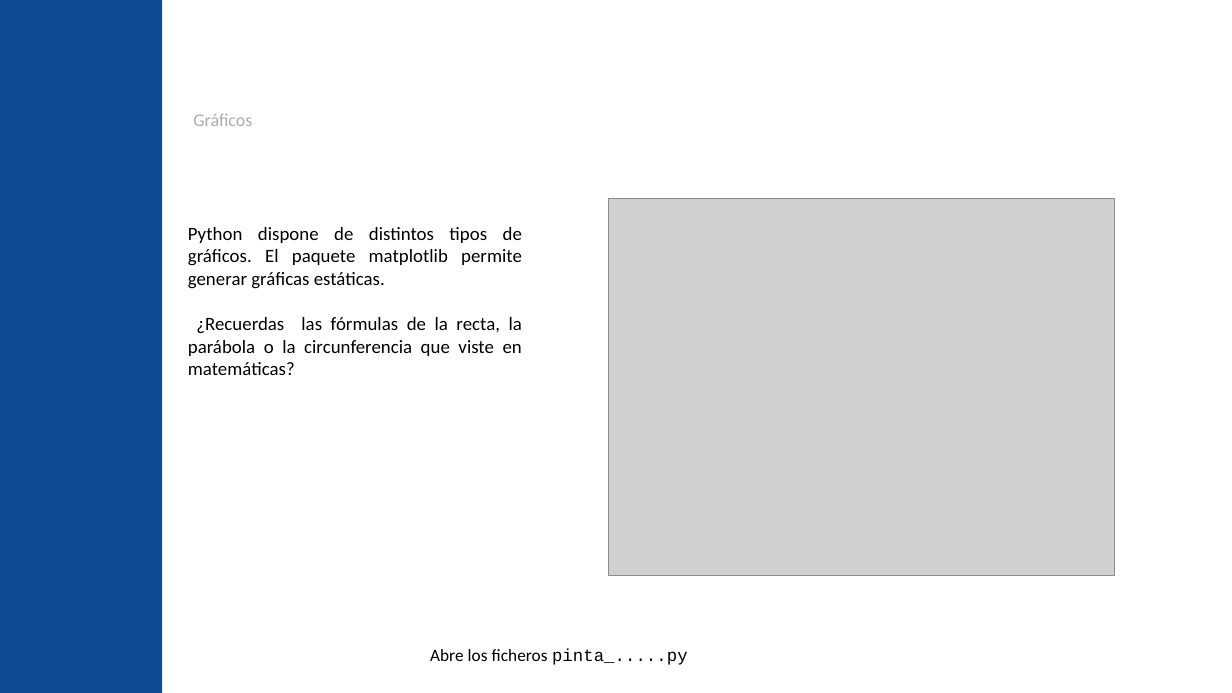
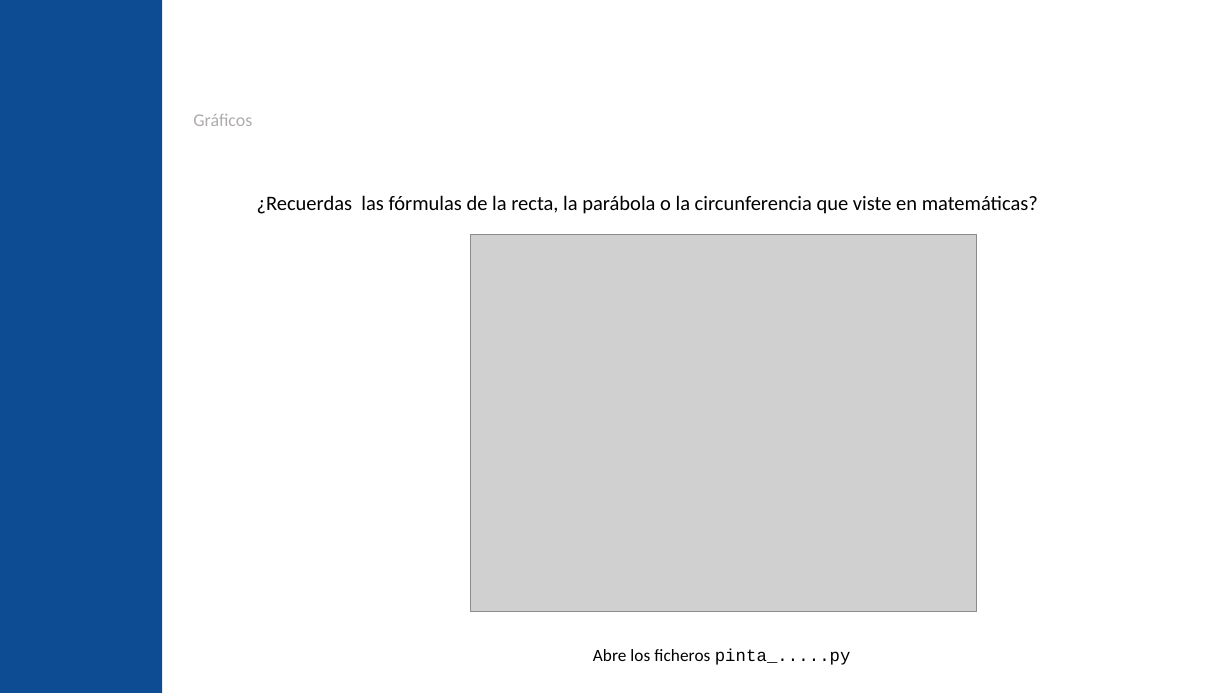
Before and after one commit to jgalgarra/introprogpython, a slide deck: slide 30 of slides/python_elemental_slides.pptx (slide 27 before the commit). Drawn at 1232x693 pixels with LibreOffice and Linux fonts; fonts in the diff are those of the drawing; grey boxes stand for pictures; background and template pictures are left out. Boxes give left, top, right and bottom in pixels: in the first picture for what was removed or moved away, otherwise in the second. Text is boxed around its words. In the diff, an @@ line names an element or a change of style, - is before the commit and + after.

```diff
--- a/slides/python_elemental_slides.pptx
+++ b/slides/python_elemental_slides.pptx
@@ text "¿Recuerdas las fórmulas de la ..." moved from (x1=188, y1=227, x2=522, y2=375) to (x1=257, y1=195, x2=1038, y2=214) @@
@@ text "¿Recuerdas las fórmulas de la ..." at (x1=257, y1=195, x2=1038, y2=214): size 11 to 12 pt @@
@@ text at (x1=188, y1=227, x2=522, y2=289): paragraph removed @@
-Python dispone de distintos tipos de gráficos. El paquete matplotlib permite generar gráficas estáticas.
@@ picture moved from (x1=609, y1=198, x2=1115, y2=575) to (x1=471, y1=234, x2=977, y2=611) @@
@@ text "Abre los ficheros pinta_.....py" moved from (x1=430, y1=649, x2=688, y2=665) to (x1=593, y1=649, x2=851, y2=665) @@
```
Also in this commit, not shown: 1 other slide changed, 3 slides added, 1 other file.
